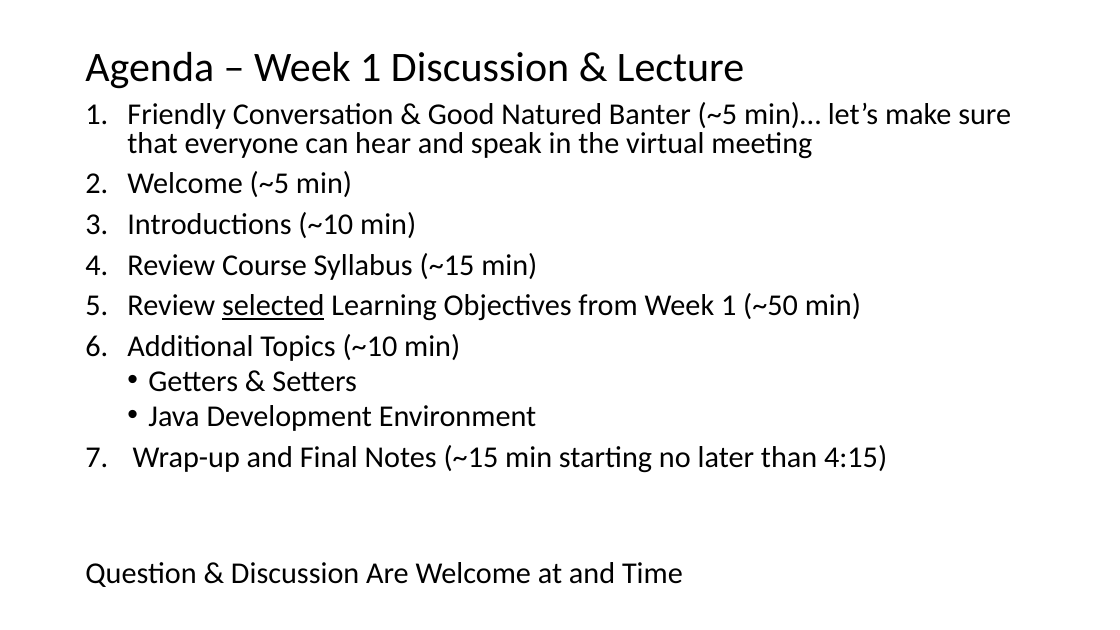
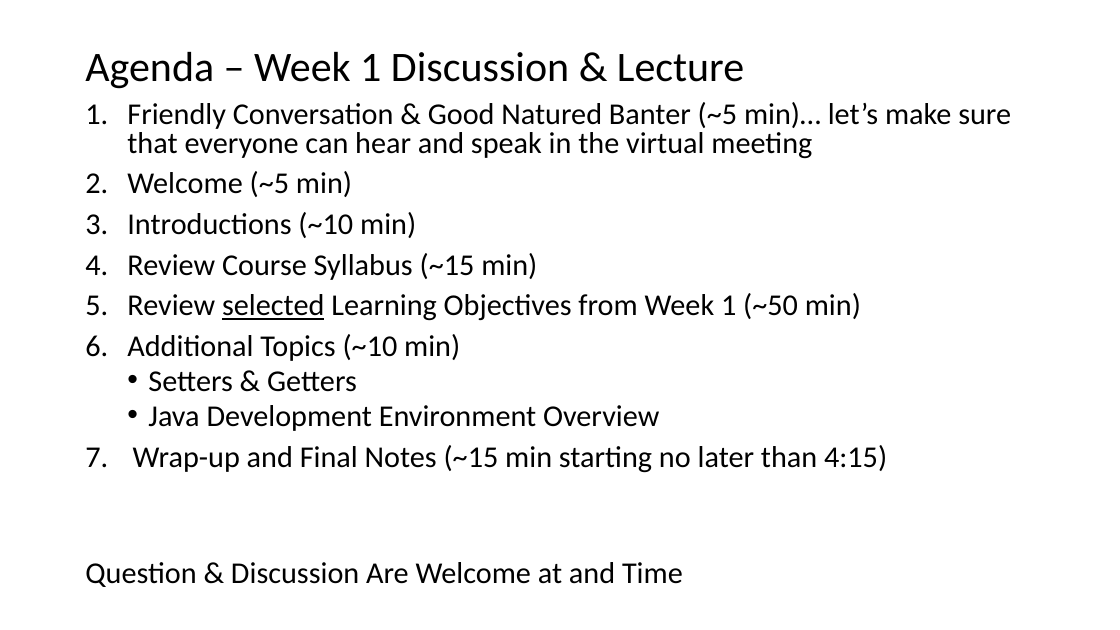
Before and after one commit to EricJPogue/www-epogue-info, a slide deck: slide 2 of CPSC-24500/Week01/2016SpringW01SlidesLecture.pptx. Drawn at 1120x630 pixels with LibreOffice and Linux fonts; fonts in the diff are those of the drawing. Boxes give left, top, right and bottom in pixels: in the first picture for what was removed or moved away, otherwise in the second. Text is boxed around its words. In the diff, an @@ line names an element or a change of style, - is before the commit and + after.

```diff
--- a/CPSC-24500/Week01/2016SpringW01SlidesLecture.pptx
+++ b/CPSC-24500/Week01/2016SpringW01SlidesLecture.pptx
@@ text at [148,371,659,431]: text changed @@
-  • Getters & Setters
-  • Java Development Environment
+  • Setters & Getters
+  • Java Development Environment Overview
```
Also in this commit, not shown: 1 other slide changed, 1 slide added, 1 other file.
